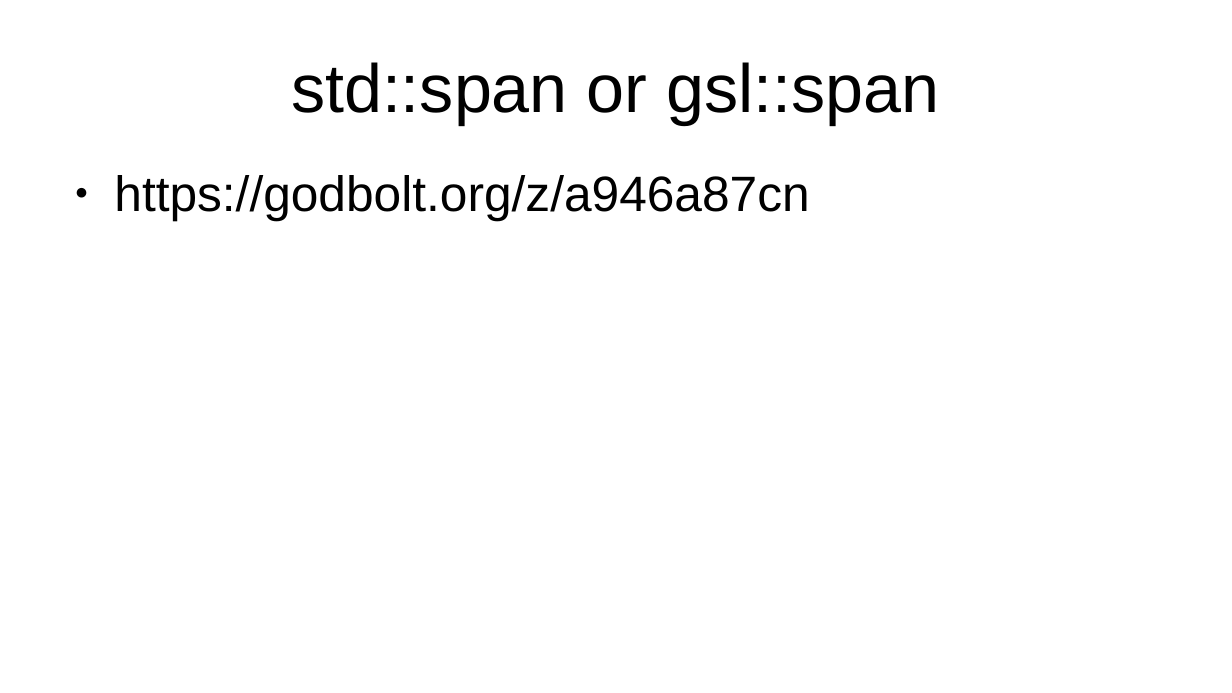
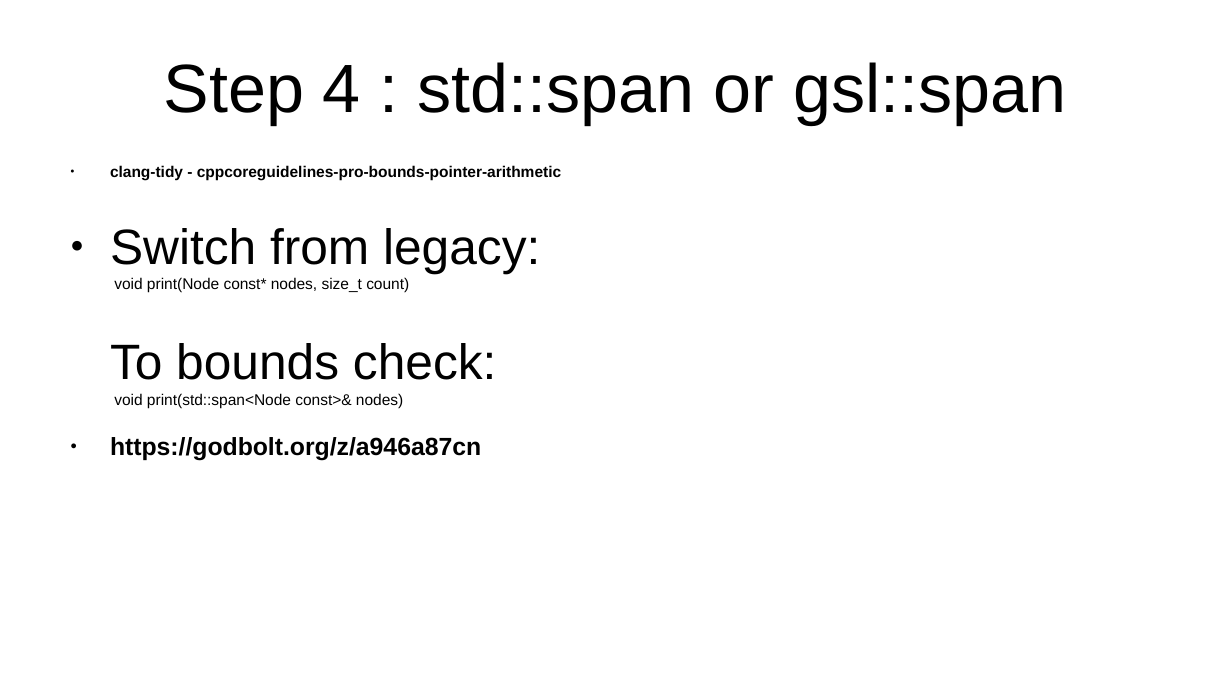
Before and after one commit to marcpawl/nullptr, a slide deck: slide 24 of slideshow.odp (slide 7 before the commit). Drawn at 1232x693 pixels with LibreOffice and Linux fonts; fonts in the diff are those of the drawing. Boxes give left, top, right and bottom in pixels: in the first picture for what was removed or moved away, otherwise in the second. Text is boxed around its words. In the diff, an @@ line names an element or a change of style, - is before the commit and + after.

```diff
--- a/slideshow.odp
+++ b/slideshow.odp
@@ title at [164,62,1066,125]: text changed @@
-std::span or gsl::span
+Step 4 : std::span or gsl::span
@@ text at [110,165,561,408]: paragraphs added @@
+● clang-tidy - cppcoreguidelines-pro-bounds-pointer-arithmetic
+● Switch from legacy:
+  void print(Node const* nodes, size_t count)
+To bounds check:
+void print(std::span<Node const>& nodes)
@@ text at [110,437,481,461]: size 32 to 16 pt, bold on in "https://godbolt.org/z/a946a87cn" @@
```
Also in this commit, not shown: 16 other slides changed, 26 slides added, 3 slides removed.
